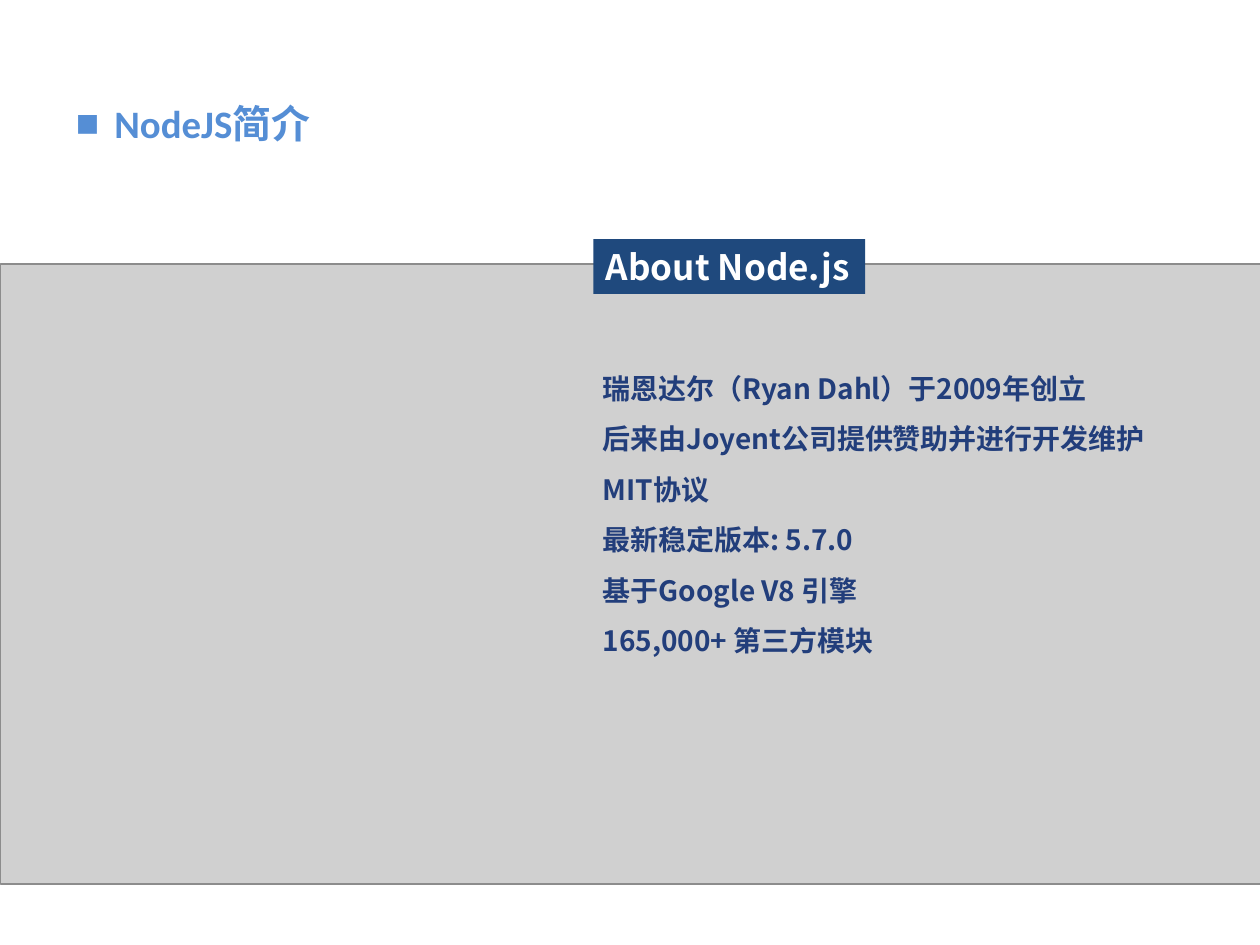
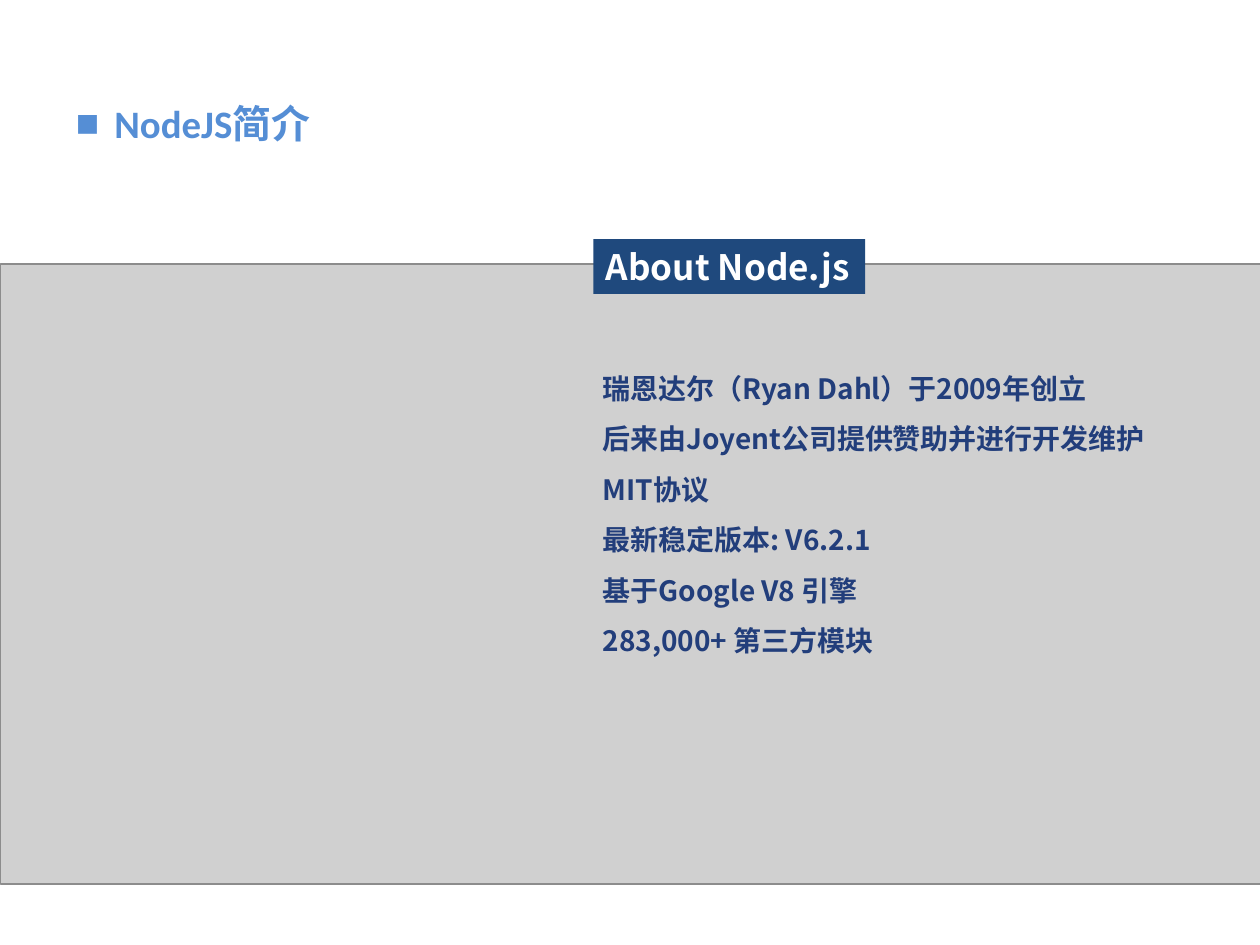
Before and after one commit to vaik/Documents, a slide deck: slide 3 of 我的分享/NodeJS基础概念理解.ppt. Drawn at 1260x945 pixels with LibreOffice and Linux fonts; fonts in the diff are those of the drawing; grey boxes stand for pictures; background and template pictures are left out. Boxes give left, top, right and bottom in pixels: in the first picture for what was removed or moved away, otherwise in the second. Text is boxed around its words. In the diff, an @@ line names an element or a change of style, - is before the commit and + after.

```diff
--- a/我的分享/NodeJS基础概念理解.ppt
+++ b/我的分享/NodeJS基础概念理解.ppt
@@ text at bbox=[603, 375, 1144, 608]: indent changed @@
@@ text at bbox=[603, 526, 871, 553]: text changed @@
-最新稳定版本: 5.7.0
+最新稳定版本: V6.2.1
@@ text at bbox=[603, 627, 874, 657]: text changed @@
-165,000+ 第三方模块
+283,000+ 第三方模块
```
Also in this commit, not shown: 9 other slides changed, 1 slide added, 1 slide removed.
